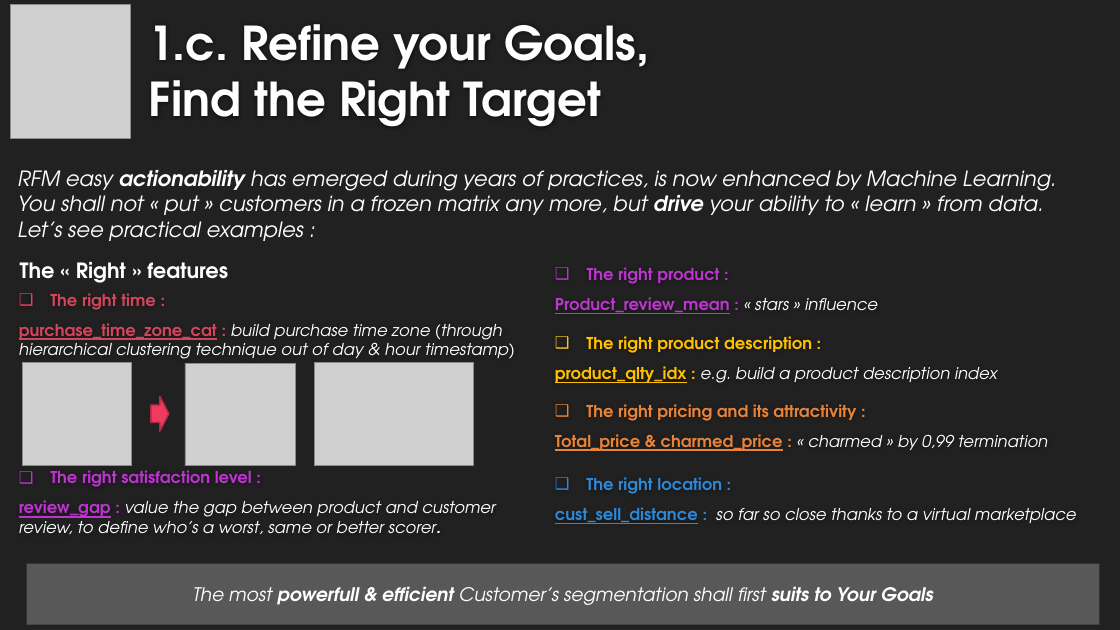
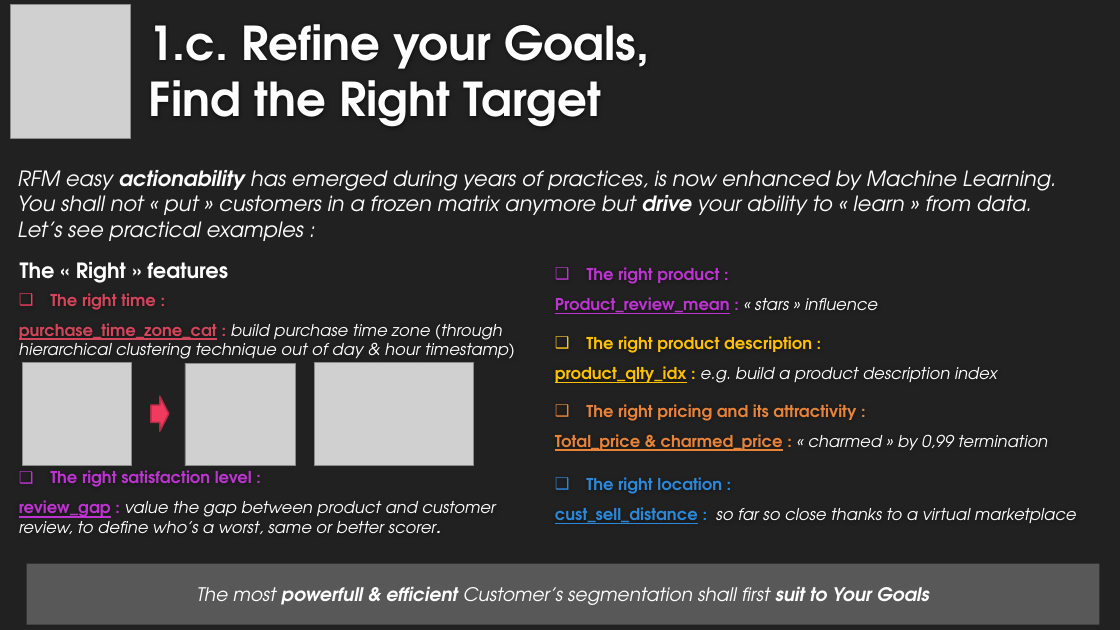
Before and after one commit to EtienneLardeur/P5_CustomerSegmentation, a slide deck: slide 6 of P5Olist_Présentation_initiale.pptx. Drawn at 1120x630 pixels with LibreOffice and Linux fonts; fonts in the diff are those of the drawing; grey boxes stand for pictures; background and template pictures are left out. Boxes give left, top, right and bottom in pixels: in the first picture for what was removed or moved away, otherwise in the second. Text is boxed around its words. In the diff, an @@ line names an element or a change of style, - is before the commit and + after.

```diff
--- a/P5Olist_Présentation_initiale.pptx
+++ b/P5Olist_Présentation_initiale.pptx
@@ text at <box>18,190,1032,222</box>: text changed @@
-You shall not « put » customers in a frozen matrix any more, but drive your ability to « learn » from data.
+You shall not « put » customers in a frozen matrix anymore but drive your ability to « learn » from data.
@@ text in rectangle at <box>197,586,929,605</box>: text changed @@
-The most powerfull & efficient Customer’s segmentation shall first suits to Your Goals
+The most powerfull & efficient Customer’s segmentation shall first suit to Your Goals
```
Also in this commit, not shown: 13 other slides changed, 2 slides added, 2 slides removed, 8 other files.
